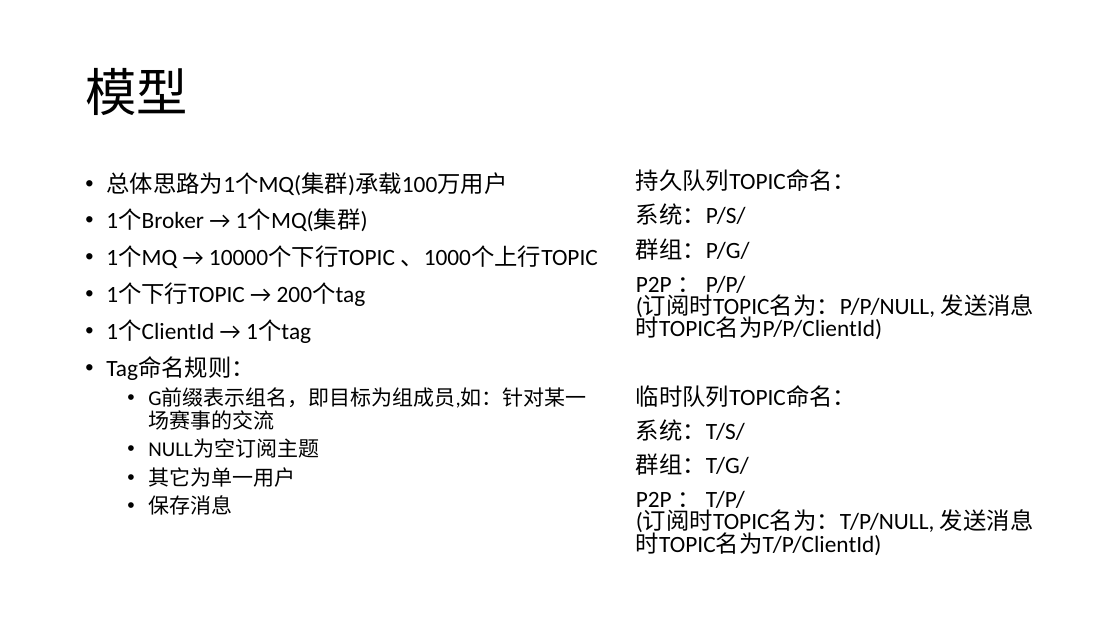
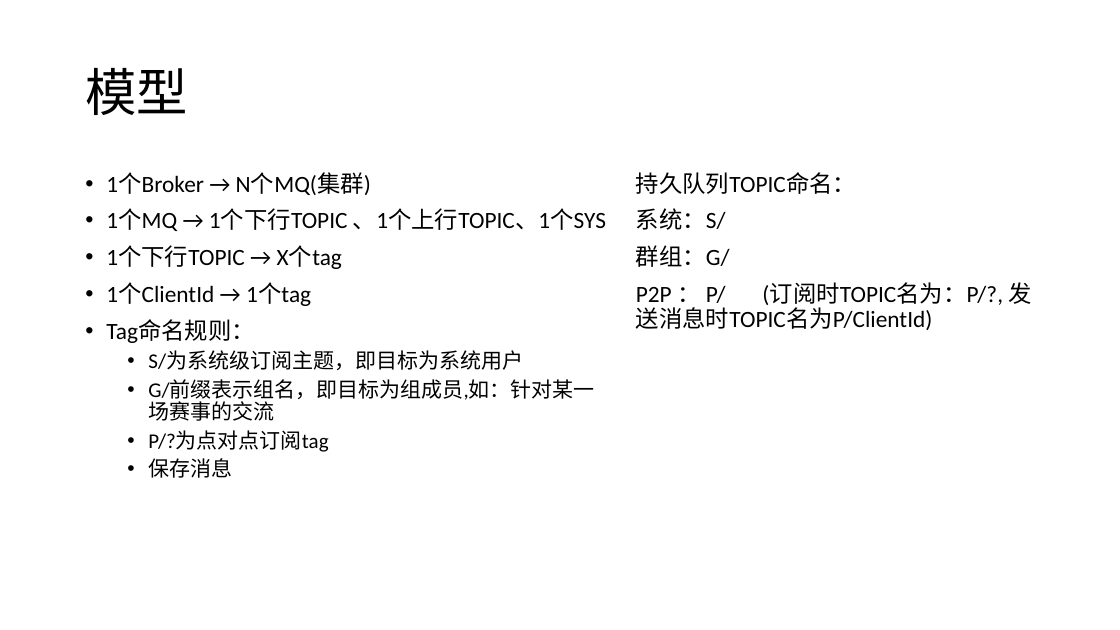
Before and after one commit to humphery755/RocketMQ, a slide deck: slide 1 of rocketmq-mqtt/MQTT.pptx. Drawn at 1120x630 pixels with LibreOffice and Linux fonts; fonts in the diff are those of the drawing. Boxes give left, top, right and bottom in pixels: in the first picture for what was removed or moved away, otherwise in the second. Text is boxed around its words. In the diff, an @@ line names an element or a change of style, - is before the commit and + after.

```diff
--- a/rocketmq-mqtt/MQTT.pptx
+++ b/rocketmq-mqtt/MQTT.pptx
@@ text at box(106, 172, 606, 269): text changed @@
-• 总体思路为1个MQ(集群)承载100万用户
-• 1个Broker → 1个MQ(集群)
-• 1个MQ → 10000个下行TOPIC 、1000个上行TOPIC
-• 1个下行TOPIC → 200个tag
+• 1个Broker → N个MQ(集群)
+• 1个MQ → 1个下行TOPIC 、1个上行TOPIC、1个SYS
+• 1个下行TOPIC → X个tag
@@ text at box(636, 172, 856, 194): line spacing 0.8 to 0.9 @@
@@ text at box(636, 208, 1031, 330): text changed @@
-系统：P/S/
-群组：P/G/
-P2P ： P/P/ (订阅时TOPIC名为：P/P/NULL, 发送消息时TOPIC名为P/P/ClientId)
-临时队列TOPIC命名：
-系统：T/S/
-群组：T/G/
-P2P ： T/P/ (订阅时TOPIC名为：T/P/NULL, 发送消息时TOPIC名为T/P/ClientId)
+系统：S/
+群组：G/
+P2P ： P/ (订阅时TOPIC名为：P/?, 发送消息时TOPIC名为P/ClientId)
@@ text at box(148, 351, 595, 452): text changed @@
-  • G前缀表示组名，即目标为组成员,如：针对某一场赛事的交流
-  • NULL为空订阅主题
-  • 其它为单一用户
+  • S/为系统级订阅主题，即目标为系统用户
+  • G/前缀表示组名，即目标为组成员,如：针对某一场赛事的交流
+  • P/?为点对点订阅tag
```
Also in this commit, not shown: 3 other slides changed.
